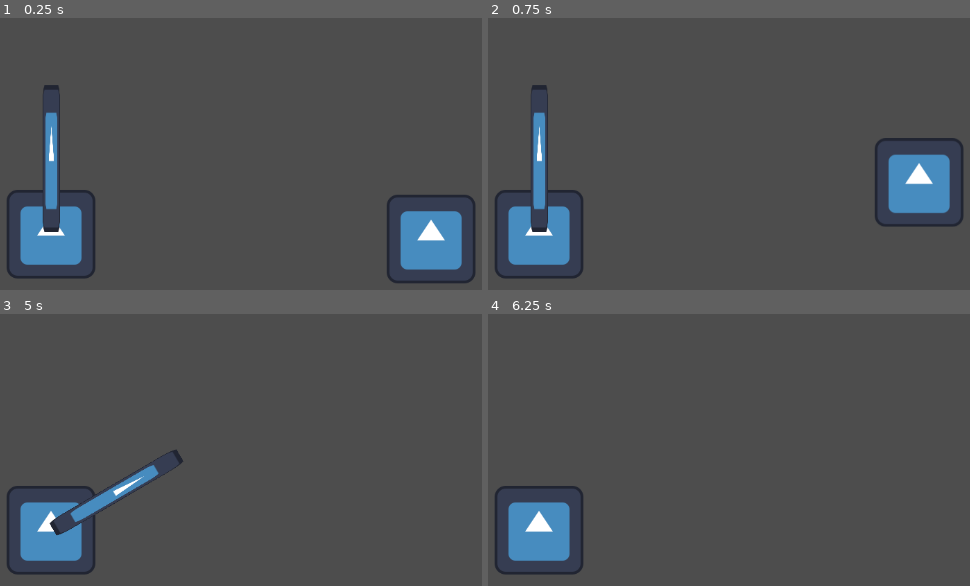
Above: before the commit, frames 1-4 (two rows, left to right).
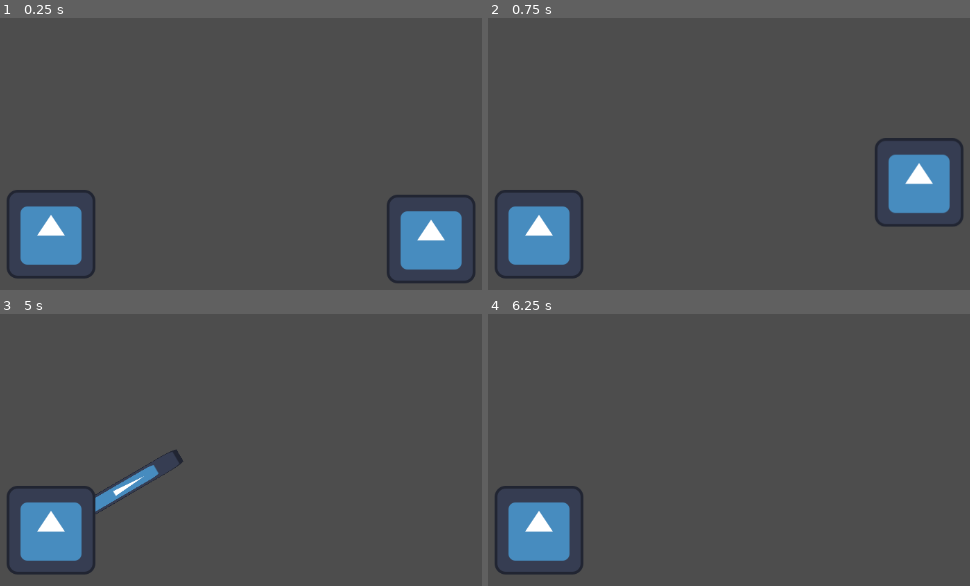
Above: after the commit, the same moments.

Repository: BenjaBelnap/Parry-God
Game: Godot game, scene res://Senes/main.tscn
Same seed, same stepped clock (60 frames per second), same inputs: the game is played once before the commit and once after it. The engine's default icon, where the game draws it, is replaced by a stand-in: a white triangle on a blue panel in a dark square.
Inputs:
- Up to frame 1 (0.25 s): no input
- Up to frame 2 (0.75 s): tap Enter at 0.5 s; hold W (move_up) from 0.53 s (still down)
- Up to frame 3 (5 s): tap Space at 2, 3.5 s; release W (move_up) at 2.03 s; hold A (move_left) 2.03-3.53 s; tap Enter at 2.75, 4.25 s; hold S (move_down) 3.53-4.28 s; hold D (move_right) from 4.28 s (still down)
- Up to frame 4 (6.25 s): release D (move_right) at 5.03 s; hold W (move_up) 5.03-5.78 s; tap Space at 5.75 s; hold D (move_right) from 5.78 s (still down)

The runs differ from the first frame. In frame 1, 1.4% of the frame differs, in the area x 8-13%, y 24-79%; in frame 2, 1.4%; in frame 3, 0.5%; in frame 4, nothing differs.

Commit message:
further improved animation

Diff:
--- a/Scripts/DebugEnemy.gd
+++ b/Scripts/DebugEnemy.gd
@@ -46,7 +46,6 @@
 func attack():
 	print("Enemy attacks!")
 	on_cooldown = true
-	attackHitbox.visible = true
 	animationPlayer.play("swipe")  # Play attack animation
 
 	# Enable attack hitbox briefly
@@ -57,7 +56,6 @@
 	await get_tree().create_timer(0.4).timeout
 	attackHitbox.monitoring = false
 
-	attackHitbox.visible = false
 	attackTimer.start()
 
 func _on_attack_hit(body):
--- a/Senes/main.tscn
+++ b/Senes/main.tscn
@@ -17,7 +17,7 @@
 
 [sub_resource type="Animation" id="Animation_pma10"]
 resource_name = "swipe"
-length = 0.58
+length = 0.68
 step = 0.0265
 tracks/0/type = "value"
 tracks/0/imported = false
@@ -30,6 +30,18 @@
 "transitions": PackedFloat32Array(0.217638, 0.267944),
 "update": 0,
 "values": [0.0, 1.5708]
+}
+tracks/1/type = "value"
+tracks/1/imported = false
+tracks/1/enabled = true
+tracks/1/path = NodePath("AttackHitbox:modulate")
+tracks/1/interp = 1
+tracks/1/loop_wrap = true
+tracks/1/keys = {
+"times": PackedFloat32Array(0, 0.159, 0.5565, 0.6625),
+"transitions": PackedFloat32Array(1, 1, 1, 1),
+"update": 0,
+"values": [Color(1, 1, 1, 0), Color(1, 1, 1, 1), Color(1, 1, 1, 1), Color(1, 1, 1, 0)]
 }
 
 [sub_resource type="AnimationLibrary" id="AnimationLibrary_11n7b"]
@@ -78,6 +90,9 @@
 [node name="Timer" type="Timer" parent="GameBoard/DebugEnemy"]
 
 [node name="AttackHitbox" type="Area2D" parent="GameBoard/DebugEnemy"]
+modulate = Color(1, 1, 1, 0)
+z_index = -1
+rotation = 1.5708
 
 [node name="CollisionShape2D" type="CollisionShape2D" parent="GameBoard/DebugEnemy/AttackHitbox"]
 z_index = 1
